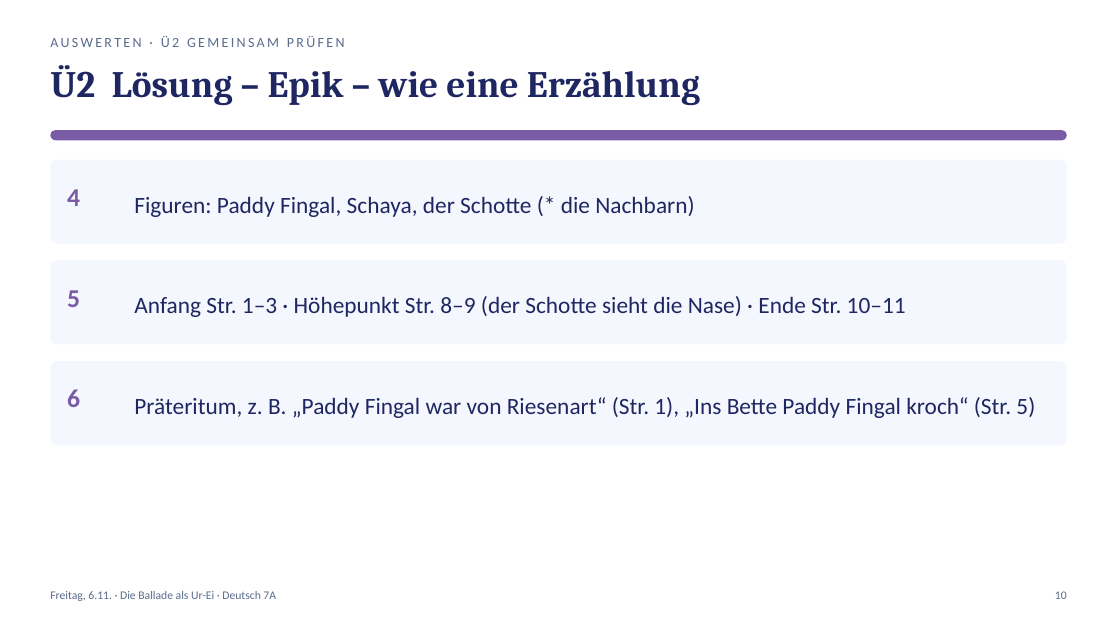
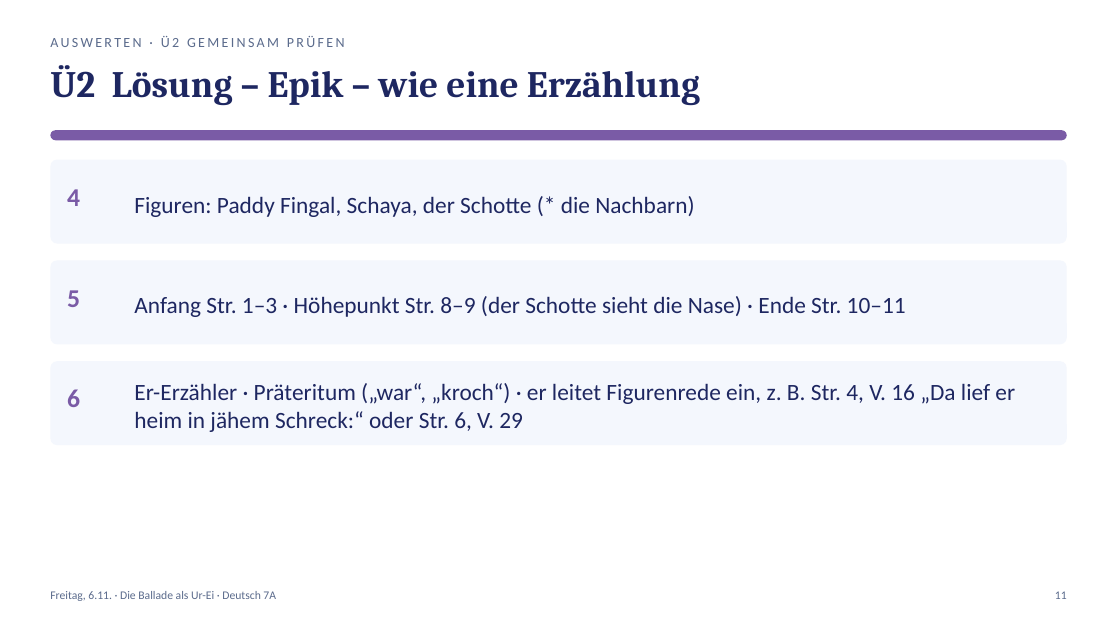
Before and after one commit to golzkonstantin-gif/Schule, a slide deck: slide 11 of Deutsch_7A/Balladen/Woche2/Freitag_06-11_Deutsch_7A.pptx (slide 10 before the commit). Drawn at 1120x630 pixels with LibreOffice and Linux fonts; fonts in the diff are those of the drawing. Boxes give left, top, right and bottom in pixels: in the first picture for what was removed or moved away, otherwise in the second. Text is boxed around its words. In the diff, an @@ line names an element or a change of style, - is before the commit and + after.

```diff
--- a/Deutsch_7A/Balladen/Woche2/Freitag_06-11_Deutsch_7A.pptx
+++ b/Deutsch_7A/Balladen/Woche2/Freitag_06-11_Deutsch_7A.pptx
@@ text at (x1=134, y1=383, x2=1015, y2=432): text changed @@
-Präteritum, z. B. „Paddy Fingal war von Riesenart“ (Str. 1), „Ins Bette Paddy Fingal kroch“ (Str. 5)
+Er-Erzähler · Präteritum („war“, „kroch“) · er leitet Figurenrede ein, z. B. Str. 4, V. 16 „Da lief er heim in jähem Schreck:“ oder Str. 6, V. 29
@@ text at (x1=1055, y1=591, x2=1067, y2=599): text changed @@
-10
+11
```
Also in this commit, not shown: 5 other slides changed, 3 slides added, 2 slides removed, 19 other files.
